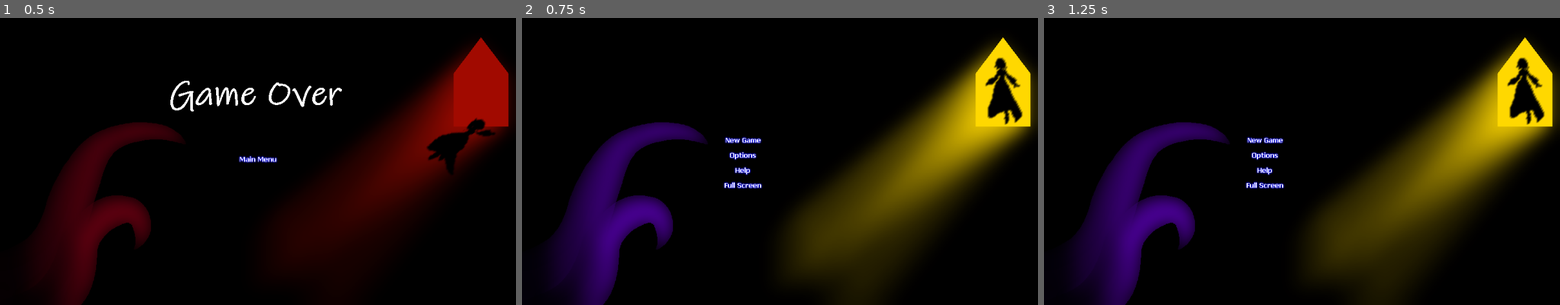
Above: before the commit, frames 1-3 (left to right).
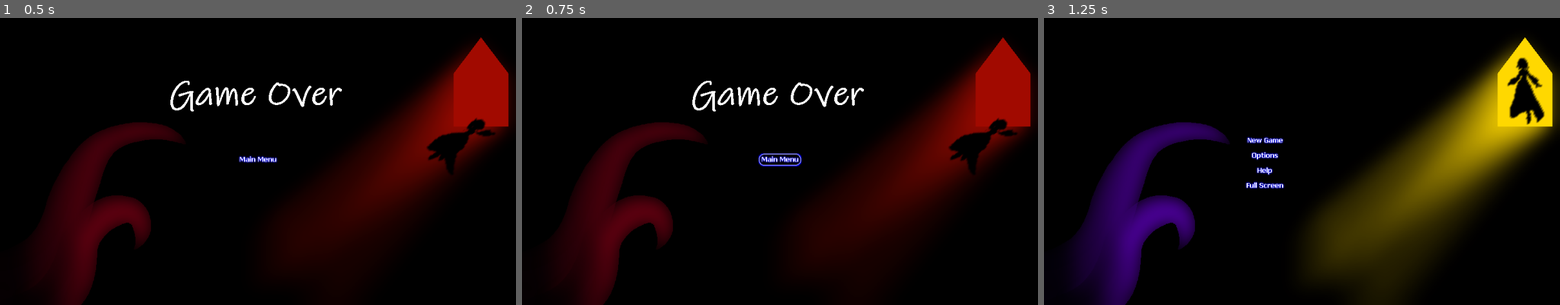
Above: after the commit, the same moments.

Repository: alpacanumerals/LD51
Game: Godot game, scene res://level/GameOver.tscn
Two runs of this game, one before a commit and one after it. Both use one fixed random seed, a clock stepped at 60 frames per second and the inputs below. This scene is started directly instead of the project's main scene.
Inputs (mouse positions are in pixels of both pictures, inside the frame that each line leads up to):
- Up to frame 1 (0.5 s): no input
- Up to frame 2 (0.75 s): click (780, 158) at 0.5 s
- Up to frame 3 (1.25 s): no input

Frame 1 is identical in both runs. In frame 2, 27% of the frame differs, in the area x 5-100%, y 6-100%; in frame 3, nothing differs.

Commit message:
directional bullet

Diff:
--- a/level/gameover.gd
+++ b/level/gameover.gd
@@ -12,4 +12,5 @@
 func _on_Main_Menu_pressed():
     sounds.sfx_sel()
     music.Orchestrion.stop()
+    yield(get_tree().create_timer(0.05), "timeout")
     switcher.switch_scene("res://Title.tscn")
Binary file added: sprites/bullets/bullet_f.png
Not shown, added: sprites/bullets/bullet_f.png.import
